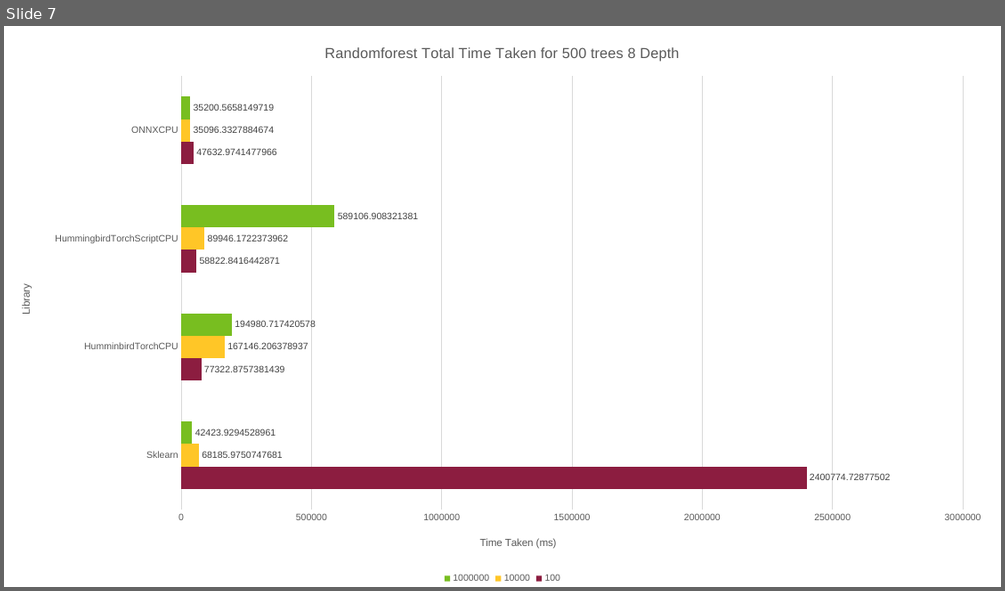
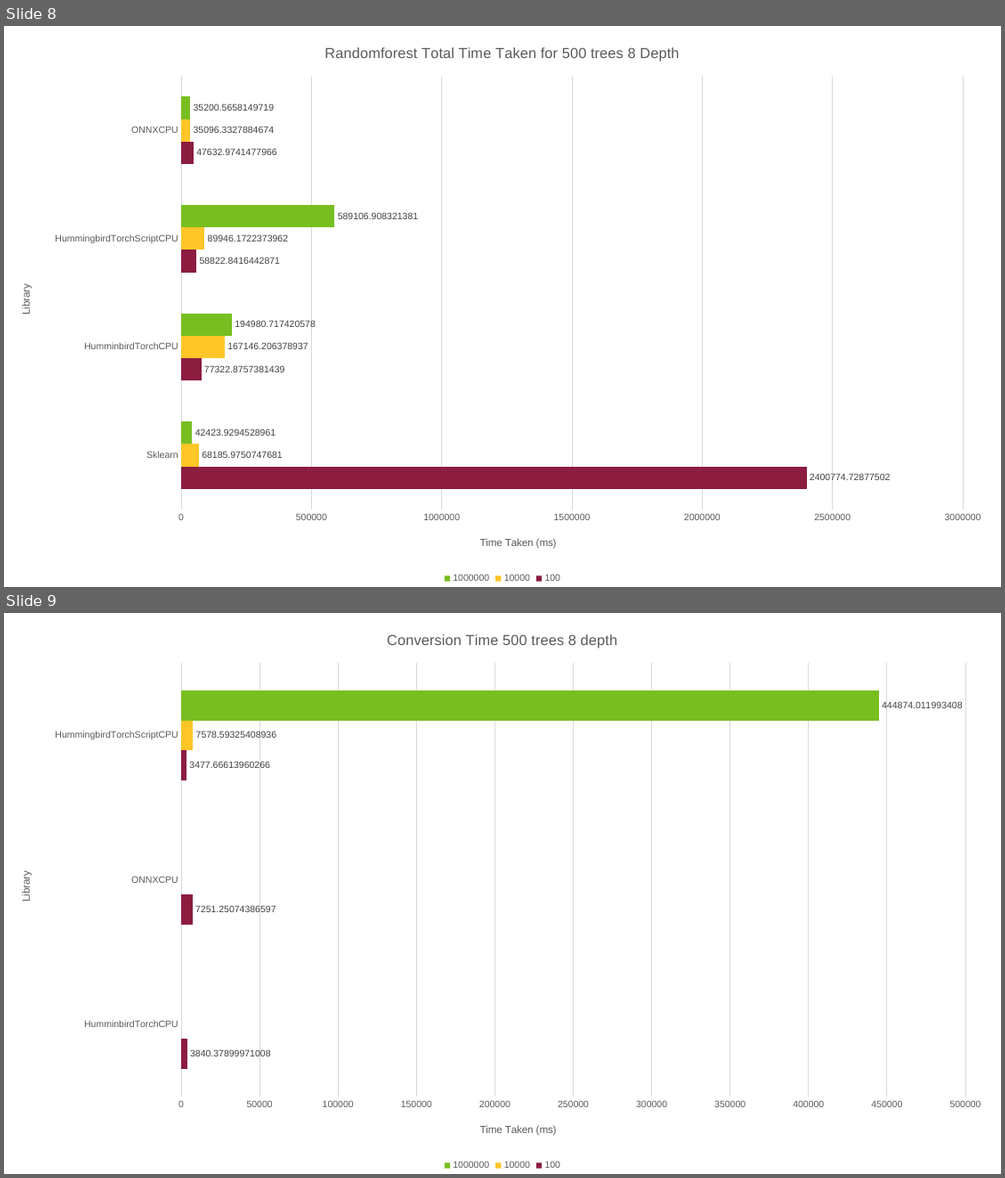
Before and after one commit to asu-cactus/netsdb, a slide deck: model-inference/decisionTree/experiments/results/results.pptx. Shown one above the other, each under a label of ours: slide 7 before the commit, slides 8 and 9 after it. The pictures are 1005x591 and 1005x1178 pixels, drawn with LibreOffice and Linux fonts; fonts in the diff are those of the drawing. Boxes give left, top, right and bottom in pixels: in the first picture for what was removed or moved away, otherwise in the second. Text is boxed around its words. In the diff, an @@ line names an element or a change of style, - is before the commit and + after.

```diff
--- a/model-inference/decisionTree/experiments/results/results.pptx
+++ b/model-inference/decisionTree/experiments/results/results.pptx
@@ slide 9 added at (x1=4, y1=613, x2=1001, y2=1174), background #FFFFFF @@
@@ bar chart added at (x1=4, y1=613, x2=1001, y2=1174) @@
+title "Conversion Time 500 trees 8 depth "
+categories: HumminbirdTorchCPU, ONNXCPU, HummingbirdTorchScriptCPU
+100: 3840.379, 7251.250744, 3477.66614
+10000: -, -, 7578.593254
+1000000: -, -, 444874.011993
@@ what was slide 7 is now slide 8 @@
```
Also in this commit, not shown: 1 other slide added, 1 other file.
